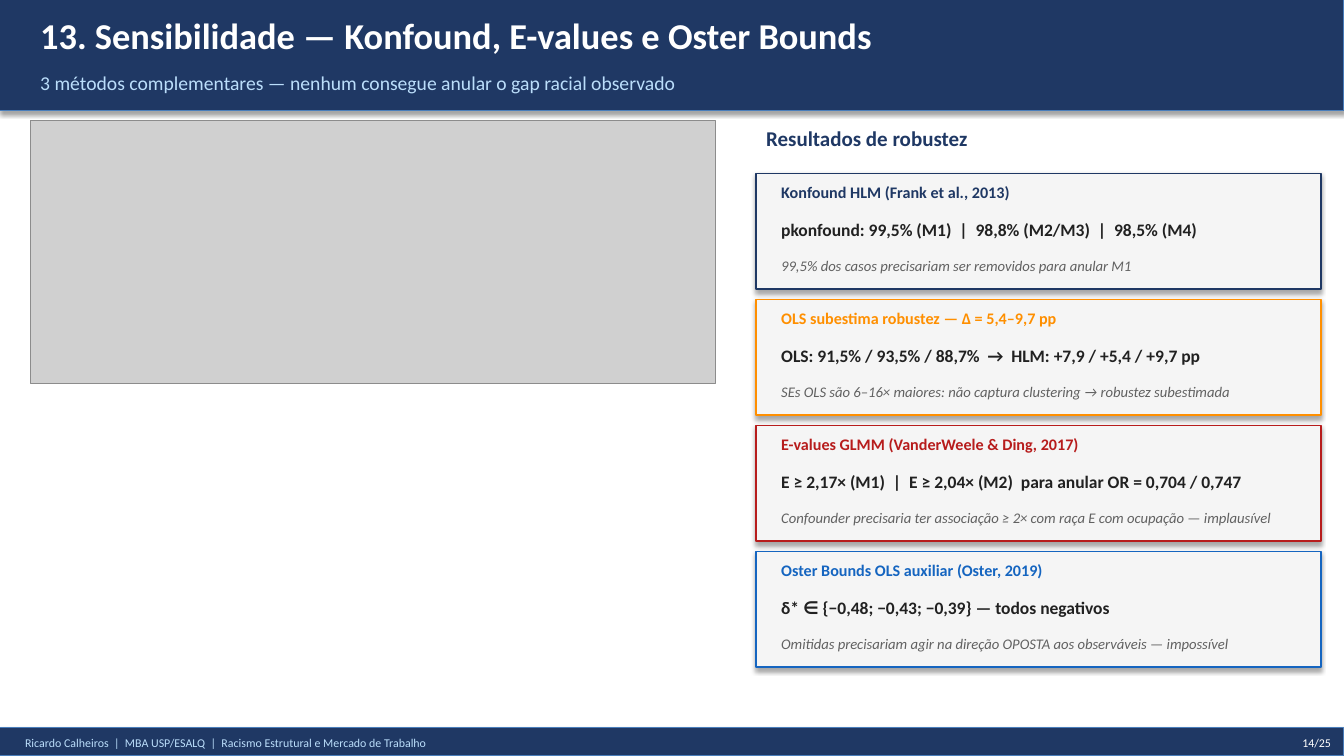
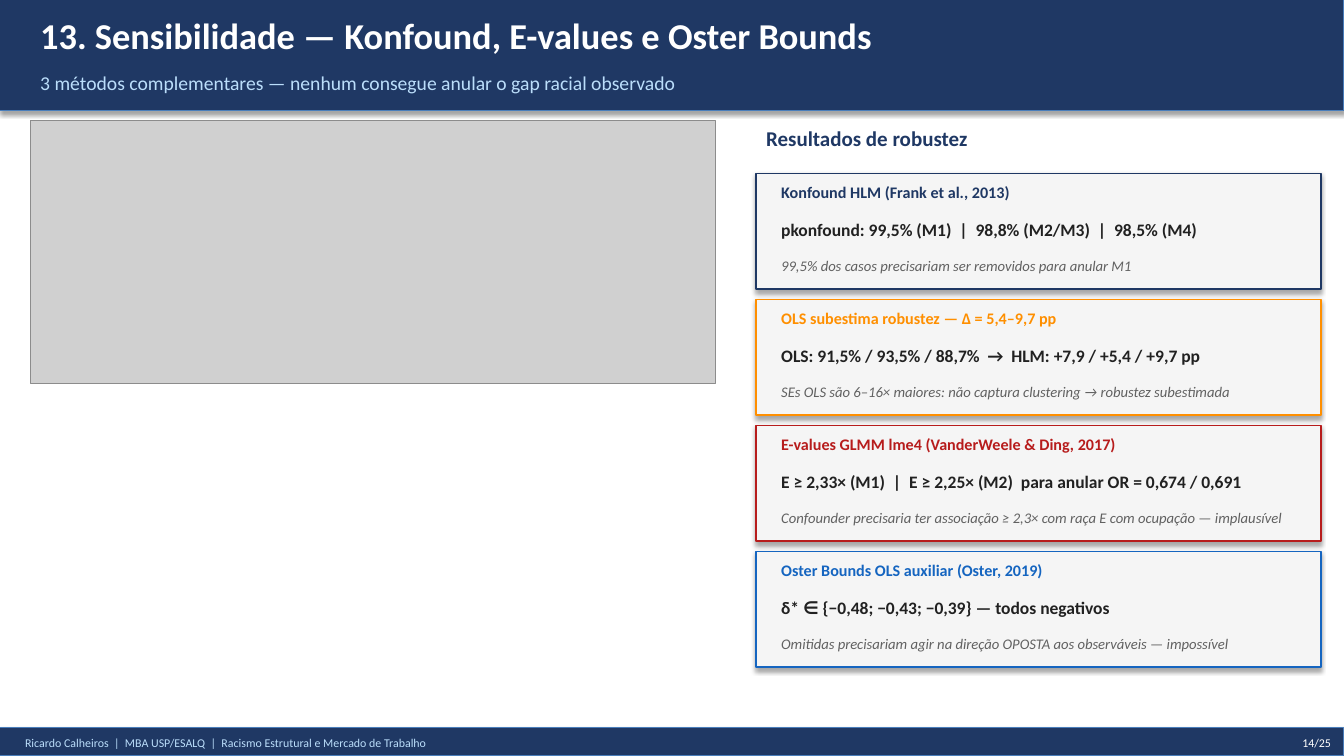
Before and after one commit to rickinrj-ux/ProjetoRacismoPNAD, a slide deck: slide 14 of apresentacao_tcc.pptx. Drawn at 1344x756 pixels with LibreOffice and Linux fonts; fonts in the diff are those of the drawing; grey boxes stand for pictures. Boxes give left, top, right and bottom in pixels: in the first picture for what was removed or moved away, otherwise in the second. Text is boxed around its words. In the diff, an @@ line names an element or a change of style, - is before the commit and + after.

```diff
--- a/apresentacao_tcc.pptx
+++ b/apresentacao_tcc.pptx
@@ text at bbox=[781, 438, 1116, 453]: text changed @@
-E-values GLMM (VanderWeele & Ding, 2017)
+E-values GLMM lme4 (VanderWeele & Ding, 2017)
@@ text at bbox=[781, 475, 1241, 491]: text changed @@
-E ≥ 2,17× (M1) | E ≥ 2,04× (M2) para anular OR = 0,704 / 0,747
+E ≥ 2,33× (M1) | E ≥ 2,25× (M2) para anular OR = 0,674 / 0,691
@@ text at bbox=[781, 513, 1282, 526]: text changed @@
-Confounder precisaria ter associação ≥ 2× com raça E com ocupação — implausível
+Confounder precisaria ter associação ≥ 2,3× com raça E com ocupação — implausível
```
Also in this commit, not shown: 4 other slides changed, 14 other files.
